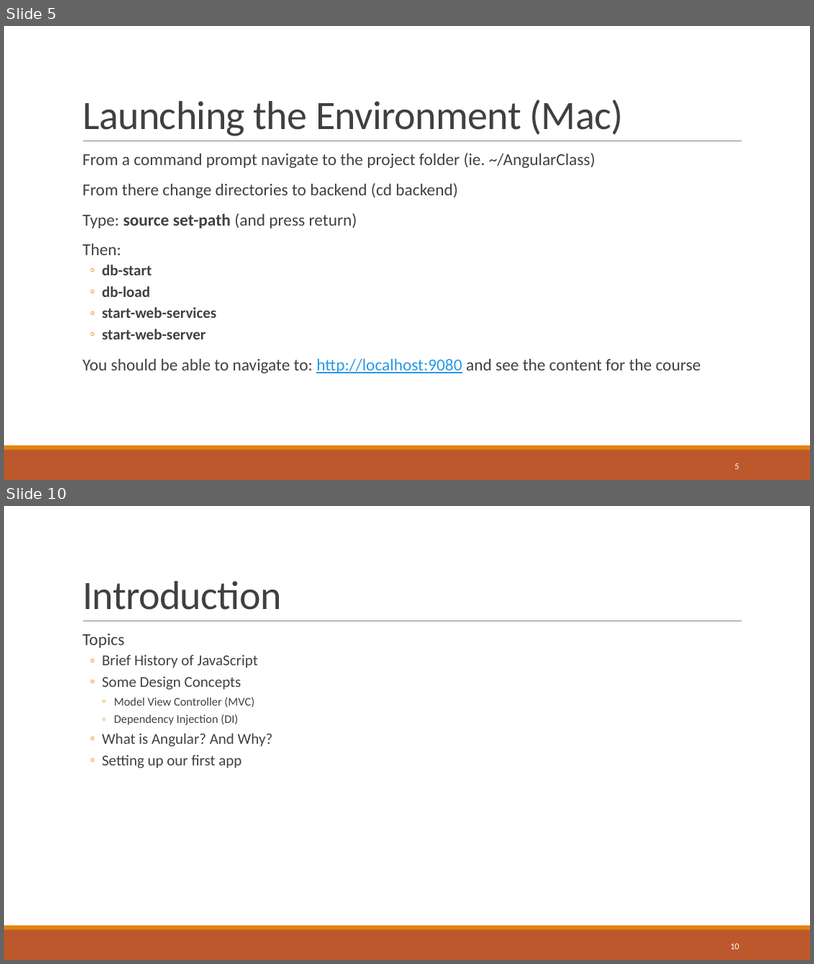
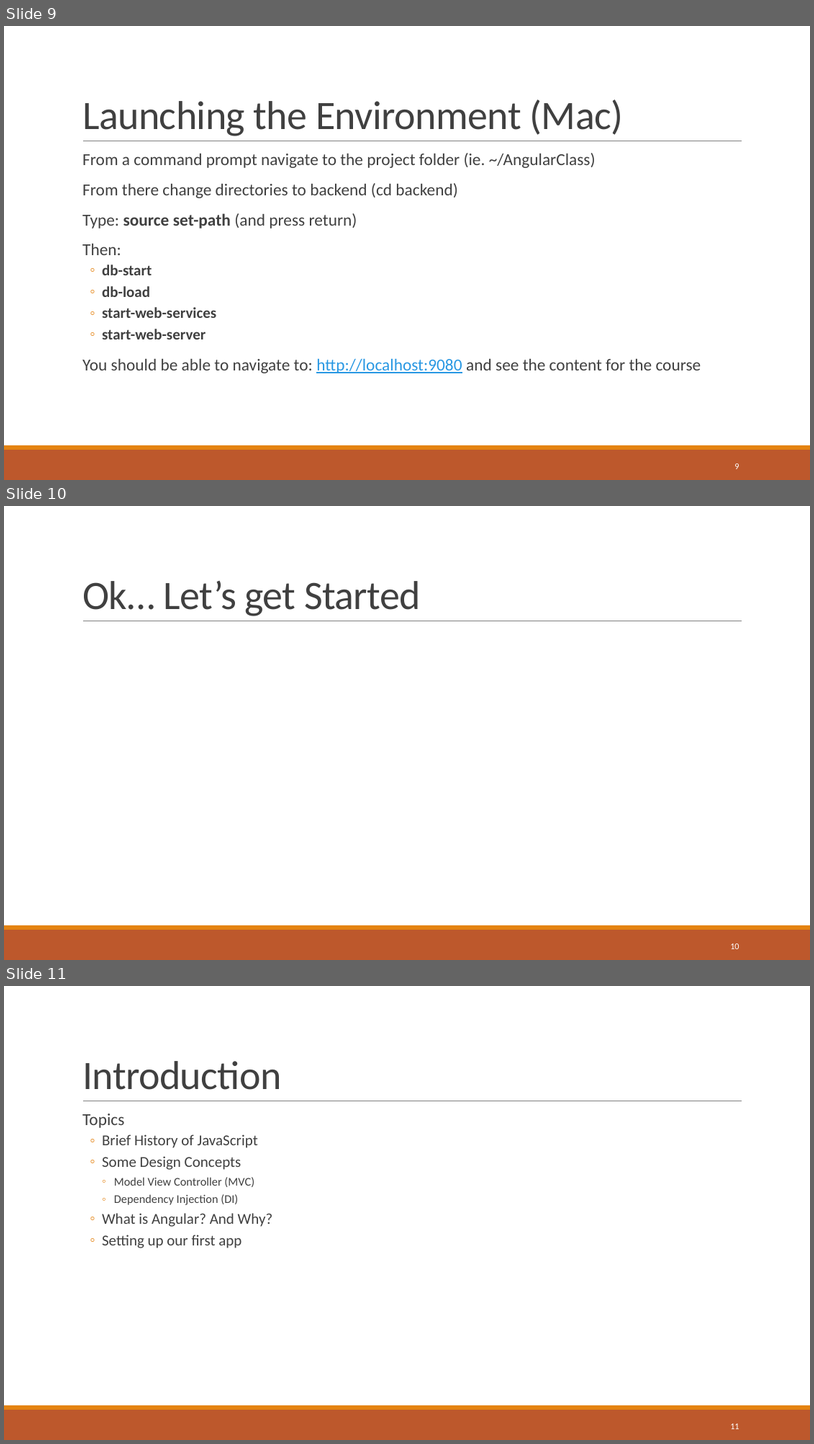
Before and after one commit to sbechtold/angularjs, a slide deck: materials/AngularJS.pptx. Shown one above the other, each under a label of ours: slides 5 and 10 before the commit, slides 9, 10 and 11 after it; the slides between them are not shown. The pictures are 814x964 and 814x1444 pixels, drawn with LibreOffice and Linux fonts; fonts in the diff are those of the drawing. Boxes give left, top, right and bottom in pixels: in the first picture for what was removed or moved away, otherwise in the second. Text is boxed around its words. In the diff, an @@ line names an element or a change of style, - is before the commit and + after.

```diff
--- a/materials/AngularJS.pptx
+++ b/materials/AngularJS.pptx
@@ slide 10 added at (4, 506, 810, 960), background #FFFFFF; not listed: 3 template elements that a slide beside it also shows @@
@@ title added at (82, 581, 421, 616), 48 pt, text #404040 @@
+Ok… Let’s get Started
@@ page number added at (730, 943, 739, 949), 10.5 pt, text #FFFFFF @@
+10
@@ what was slide 5 is now slide 9 @@
@@ what was slide 10 is now slide 11 @@
@@ page number at (730, 1423, 739, 1429): text changed @@
-10
+11
```
Also in this commit, not shown: 1 other slide added, 16 other files.
